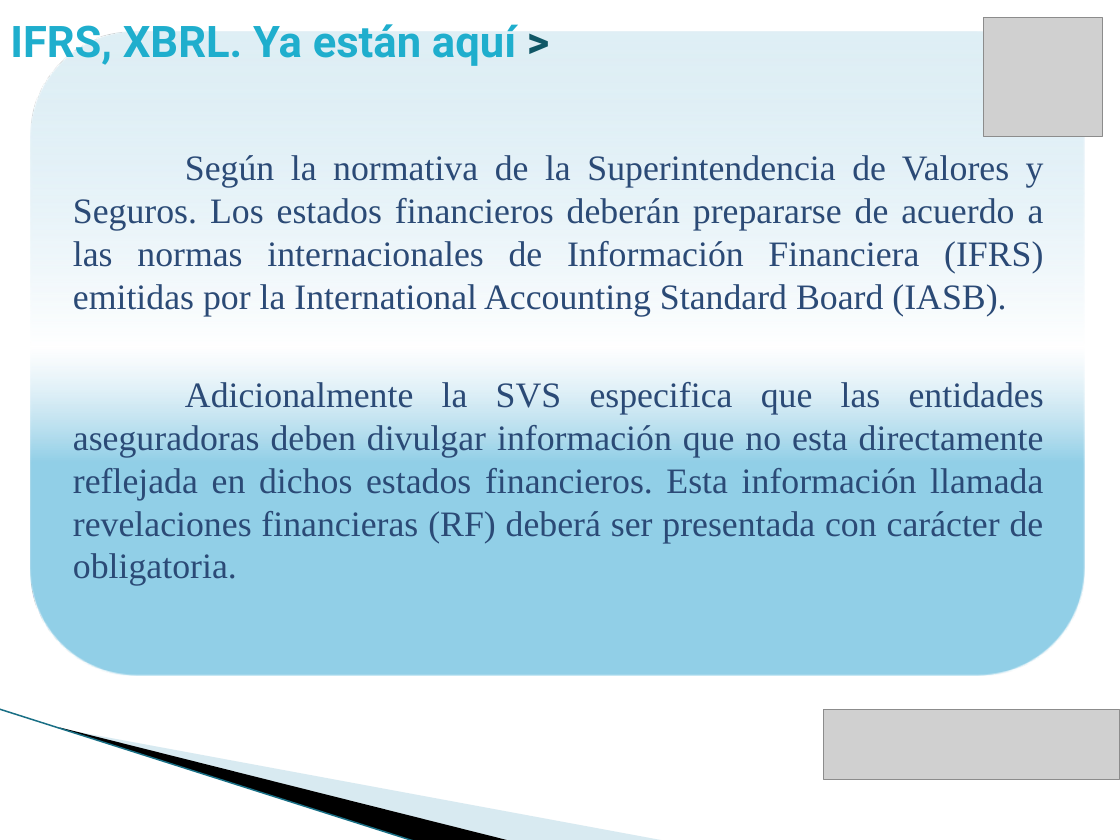
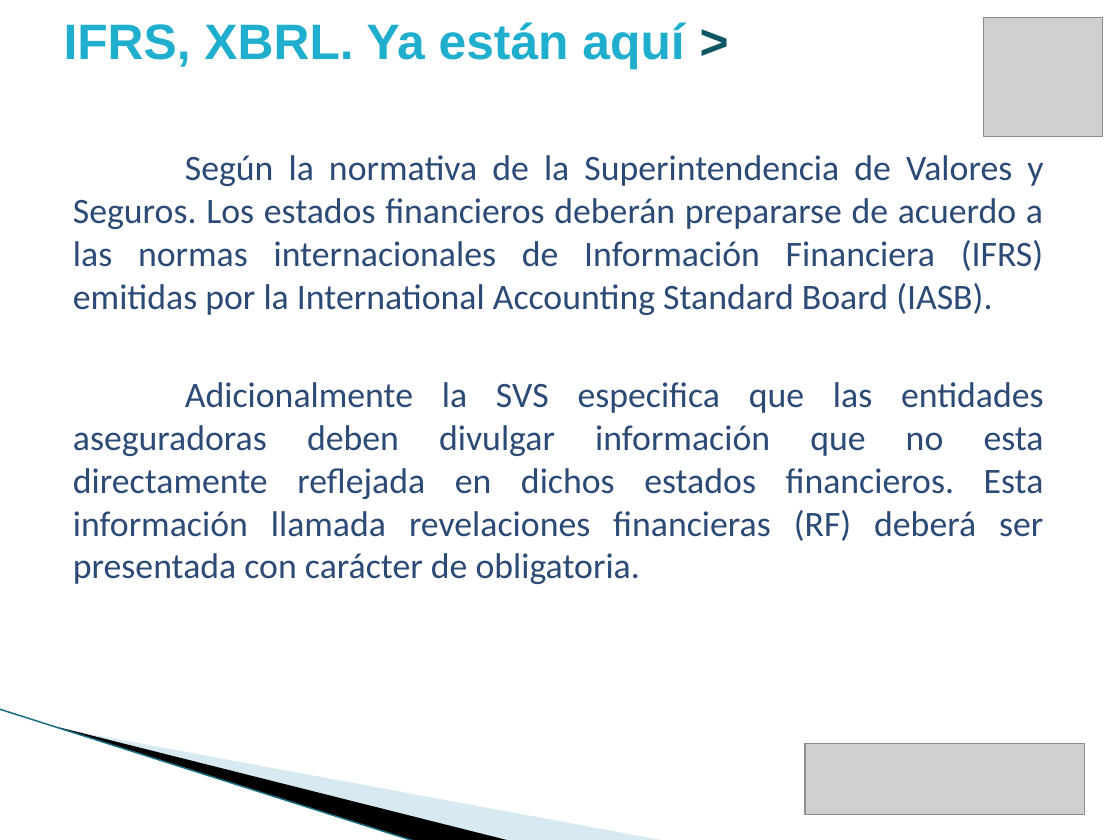
Before and after one commit to vicky1404/rev-ii, a slide deck: slide 6 of docs/comercial/brochure_2.pptx. Drawn at 1120x840 pixels with LibreOffice and Linux fonts; fonts in the diff are those of the drawing; grey boxes stand for pictures; background and template pictures are left out. Boxes give left, top, right and bottom in pixels: in the first picture for what was removed or moved away, otherwise in the second. Text is boxed around its words. In the diff, an @@ line names an element or a change of style, - is before the commit and + after.

```diff
--- a/docs/comercial/brochure_2.pptx
+++ b/docs/comercial/brochure_2.pptx
@@ title "IFRS, XBRL. Ya están aquí ...": place and size @@
-title "IFRS, XBRL. Ya están aquí ..." at [10,24,516,66]
+title "IFRS, XBRL. Ya están aquí ..." at [64,22,684,70]
@@ title "IFRS, XBRL. Ya están aquí ..." at [64,22,684,70]: size 28 to 32 pt, font Roboto to Arial @@
@@ rounded rectangle removed at [31,32,1085,676] @@
@@ text "Según la normativa de la ..." at [73,155,1044,584]: font Times New Roman to Calibri @@
@@ picture removed at [823,709,1120,780] @@
@@ picture added at [805,744,1085,814] @@
```
Also in this commit, not shown: 23 other slides changed, 1 slide added.
